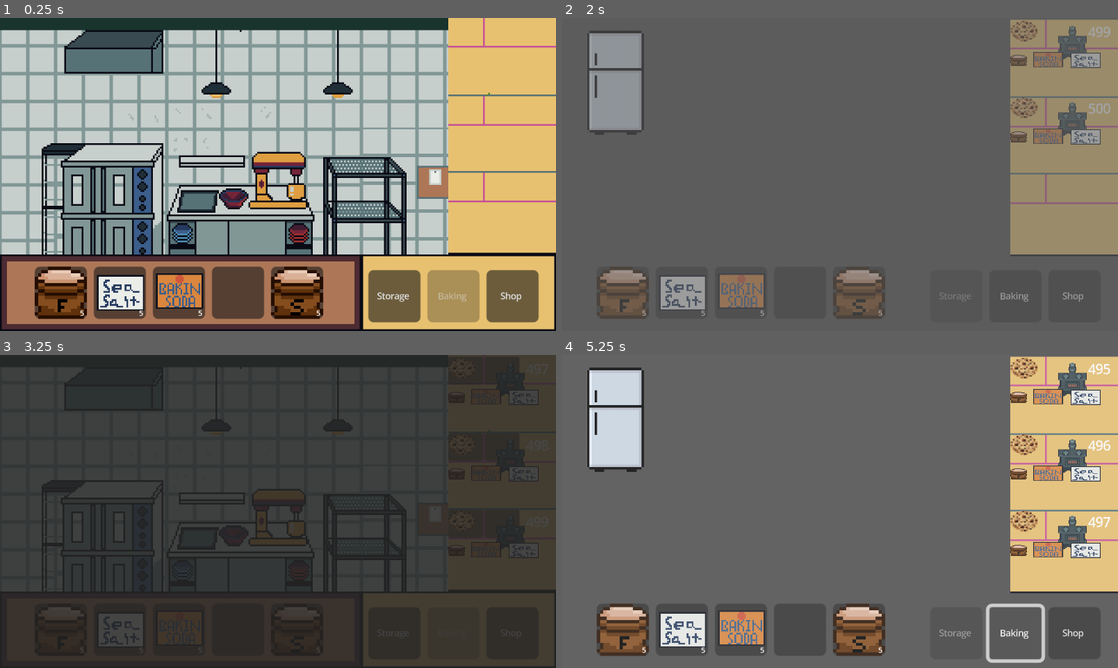
Above: before the commit, frames 1-4 (two rows, left to right).
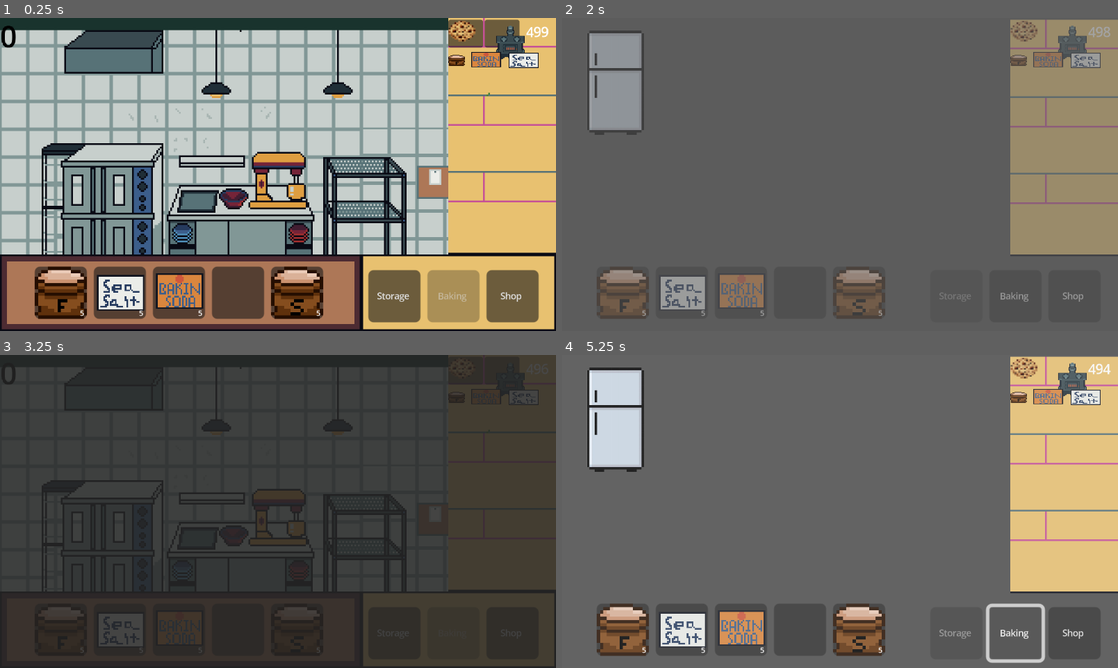
Above: after the commit, the same moments.

Repository: amusci/sweet-treat
Game: Godot game, scene res://Scenes/Areas/bakery_playground.tscn
Same seed, same stepped clock (60 frames per second), same inputs: the game is played once before the commit and once after it.
Inputs:
- Up to frame 1 (0.25 s): no input
- Up to frame 2 (2 s): click "Storage" at 0.5 s; click "Shop" at 1.25 s
- Up to frame 3 (3.25 s): click "Baking" at 2 s; click "Shop" at 2.75 s
- Up to frame 4 (5.25 s): click "Storage" at 3.5 s; click "Shop" at 4.25 s; click "Baking" at 5 s

The runs differ from the first frame. In frame 1, 2.0% of the frame differs, in the area x 0-99%, y 0-16%; in frame 2, 1.0%; in frame 3, 0.9%; in frame 4, 2.5%, in the area x 80-99%, y 2-65%.

Commit message:
When Order is finished, remove it from the Order list and give us some money
Hotbar detects its own inventoryslot
inventoryslot now is able to detect if the item in it is a finished item
- then can sell item and remove 1 from the stack
Implemented money system in the sell function
Implemented random order spawn time

Co-Authored-By: ToddOswald <159359753+ToddOswald@users.noreply.github.com>

Diff:
--- a/Resources/RecipeResources/FinishedRecipeResources/chocolate_chip_cookie.tres
+++ b/Resources/RecipeResources/FinishedRecipeResources/chocolate_chip_cookie.tres
@@ -17,5 +17,5 @@
 category = "finished"
 ingredients = Array[ExtResource("1_mcsu6")]([SubResource("Resource_k3yvg")])
 tool_required = "oven"
-sell_price = 0.0
+sell_price = 200.0
 time_to_make = 500.0
--- a/Scenes/Areas/bakery_playground.tscn
+++ b/Scenes/Areas/bakery_playground.tscn
@@ -6,6 +6,7 @@
 [ext_resource type="PackedScene" uid="uid://cgltvgu28fltw" path="res://Scenes/Machines/oven.tscn" id="3_gyj70"]
 [ext_resource type="PackedScene" uid="uid://b8rhowa3gudpk" path="res://Scenes/SceneSwitching/SceneButtons.tscn" id="4_gf4qy"]
 [ext_resource type="PackedScene" uid="uid://bqekke6vc13d1" path="res://Scenes/Orders/OrderContainer.tscn" id="5_0sb6y"]
+[ext_resource type="PackedScene" uid="uid://byjt0e223ntsh" path="res://Scenes/UI/Finances.tscn" id="7_yqxkc"]
 
 [node name="BakeryPlayground" type="Node2D"]
 
@@ -45,3 +46,5 @@
 offset_top = 1.0
 offset_right = 258.0
 offset_bottom = 1.0
+
+[node name="Money" parent="." instance=ExtResource("7_yqxkc")]
--- a/Scenes/Machines/dry_storage.tscn
+++ b/Scenes/Machines/dry_storage.tscn
@@ -1,8 +1,7 @@
-[gd_scene load_steps=5 format=3 uid="uid://be6ih76u65jfa"]
+[gd_scene load_steps=4 format=3 uid="uid://be6ih76u65jfa"]
 
 [ext_resource type="Script" uid="uid://cofnb51oufb17" path="res://Scripts/MachineClasses/DryStorage.gd" id="1_dk03e"]
 [ext_resource type="PackedScene" uid="uid://dfseuxorrds8m" path="res://Scenes/NonUpgradables/tablehotbar/inventory_slot.tscn" id="1_t70tn"]
-[ext_resource type="Resource" uid="uid://bq7n7n1o4h666" path="res://Resources/RecipeResources/FinishedRecipeResources/chocolate_chip_cookie.tres" id="3_5kuyu"]
 
 [sub_resource type="RectangleShape2D" id="RectangleShape2D_halrl"]
 
@@ -30,8 +29,6 @@
 
 [node name="DryStorageSlot3" parent="Inventory" instance=ExtResource("1_t70tn")]
 layout_mode = 2
-item = ExtResource("3_5kuyu")
-amount = 5
 
 [node name="DryStorageSlot4" parent="Inventory" instance=ExtResource("1_t70tn")]
 layout_mode = 2
--- a/Scenes/NonUpgradables/tablehotbar/hotbar.gd
+++ b/Scenes/NonUpgradables/tablehotbar/hotbar.gd
@@ -1,5 +1,9 @@
 extends Control
-#TODO: Finished recipes should output money for the user.
-# Called when the node enters the scene tree for the first time.
+
 func _ready() -> void:
-	pass
+	# Loop through all children
+	for child in get_children():
+		# Only add InventorySlot children to the group
+		if child is InventorySlot:
+			child.add_to_group("hotbar")
+			print("Added slot to hotbar group:", child.name)
--- a/Scenes/NonUpgradables/tablehotbar/hotbar.tscn
+++ b/Scenes/NonUpgradables/tablehotbar/hotbar.tscn
@@ -1,5 +1,6 @@
-[gd_scene load_steps=6 format=3 uid="uid://q1v1svbbga3m"]
+[gd_scene load_steps=7 format=3 uid="uid://q1v1svbbga3m"]
 
+[ext_resource type="Script" uid="uid://j4lctlyhillb" path="res://Scenes/NonUpgradables/tablehotbar/hotbar.gd" id="1_yxu82"]
 [ext_resource type="PackedScene" uid="uid://dfseuxorrds8m" path="res://Scenes/NonUpgradables/tablehotbar/inventory_slot.tscn" id="2_wps2s"]
 [ext_resource type="Resource" uid="uid://bscgdv7tmnru" path="res://Resources/IngredientResources/dryIngredientResources/baking_soda.tres" id="4_hjnd8"]
 [ext_resource type="Resource" uid="uid://b5gvgfhupsx1o" path="res://Resources/IngredientResources/dryIngredientResources/flour.tres" id="5_24xdc"]
@@ -16,6 +17,7 @@
 grow_horizontal = 2
 size_flags_horizontal = 8
 alignment = 1
+script = ExtResource("1_yxu82")
 
 [node name="Slot" parent="." instance=ExtResource("2_wps2s")]
 layout_mode = 2
--- a/Scenes/NonUpgradables/tablehotbar/inventory_slot.gd
+++ b/Scenes/NonUpgradables/tablehotbar/inventory_slot.gd
@@ -128,6 +128,27 @@
 	_cleanup_drag_preview()
 	currently_dragging_slot = null
 	is_right_click_mode = false
+	_check_sell_finished()
+
+func _check_sell_finished():
+	if item != null and amount > 0 and item.has_method("get") and item.get("category") == "finished":
+		if is_in_group("hotbar"):
+			var sell_amount = item.get("sell_price")
+			Money.add_money(sell_amount)
+			print("DING WE SOLD: +", sell_amount, "money")
+
+			# Find the first matching order by recipe title
+			for order_data in OrderManager.active_orders:
+				if order_data.recipe.title == item.title:
+					OrderManager.complete_order(order_data)
+					print("Removed corresponding order: ", order_data.recipe.title)
+					break
+
+			# Reduce stack amount AFTER removing the order
+			amount -= 1
+			if amount <= 0:
+				item = null
+
 
 func _cleanup_drag_preview():
 	# Good bye drag preview
--- a/Scenes/UI/Finances .tscn
+++ b/Scenes/UI/Finances.tscn
@@ -9,9 +9,11 @@
 anchor_bottom = 1.0
 grow_horizontal = 2
 grow_vertical = 2
-script = ExtResource("1_wrooi")
+script = ExtResource("1_w222k")
 
 [node name="MoneyLabel" type="Label" parent="."]
 layout_mode = 0
 offset_right = 40.0
 offset_bottom = 23.0
+theme_override_colors/font_color = Color(0, 0, 0, 1)
+text = "sdfsdafasdfasdf"
--- a/Scripts/Singleton/OrderManager.gd
+++ b/Scripts/Singleton/OrderManager.gd
@@ -5,7 +5,7 @@
 var active_orders: Array = []
 var progress_by_order_id: Dictionary = {}
 @export var max_orders := 3
-@export var spawn_interval := 1.0
+@export var spawn_interval : float # Randomized
 var spawn_timer := 0.0
 
 signal order_added(order_data)
@@ -36,17 +36,17 @@
 			print("Order expired: ", order_data.recipe.title)
 			order_removed.emit(order_data)
 			active_orders.remove_at(i)
-			# Cleanup progress
 			progress_by_order_id.erase(order_data.id)
 
-	# Spawn an order if we under limit
+	# Increment the spawn timer
 	spawn_timer += delta
+
+	# Only spawn if timer passed AND we are under the max orders
 	if spawn_timer >= spawn_interval and active_orders.size() < max_orders:
-		spawn_timer = 0.0
 		spawn_order()
 
 func spawn_order():
-	# Spawn order functionality
+	# Spawn the order
 	var recipe = available_recipes.pick_random()
 	var order_data = {
 		"id": Time.get_unix_time_from_system() + randf(),
@@ -58,6 +58,12 @@
 	active_orders.append(order_data)
 	_init_order_progress(order_data)
 	order_added.emit(order_data)
+	print("Spawned order: ", recipe.title)
+
+	# Reset timer AND pick next random interval for next spawn
+	spawn_timer = 0.0
+	spawn_interval = 10.0 + randf() * 10.0
+	print("Next order in: ", spawn_interval, " seconds")
 
 func remove_order_by_data(order_data):
 	# Remove order functionality
@@ -82,7 +88,6 @@
 
 func complete_order(order_data):
 	remove_order_by_data(order_data)
-	# TODO: MONEY TIME
 
 func _init_order_progress(order_data: Dictionary) -> void:
 
Not shown: 1 places in Scenes/Areas/bakery_playground.tscn that only renumber resources
Not shown: 1 places in Scenes/UI/Finances.tscn that only renumber resources
